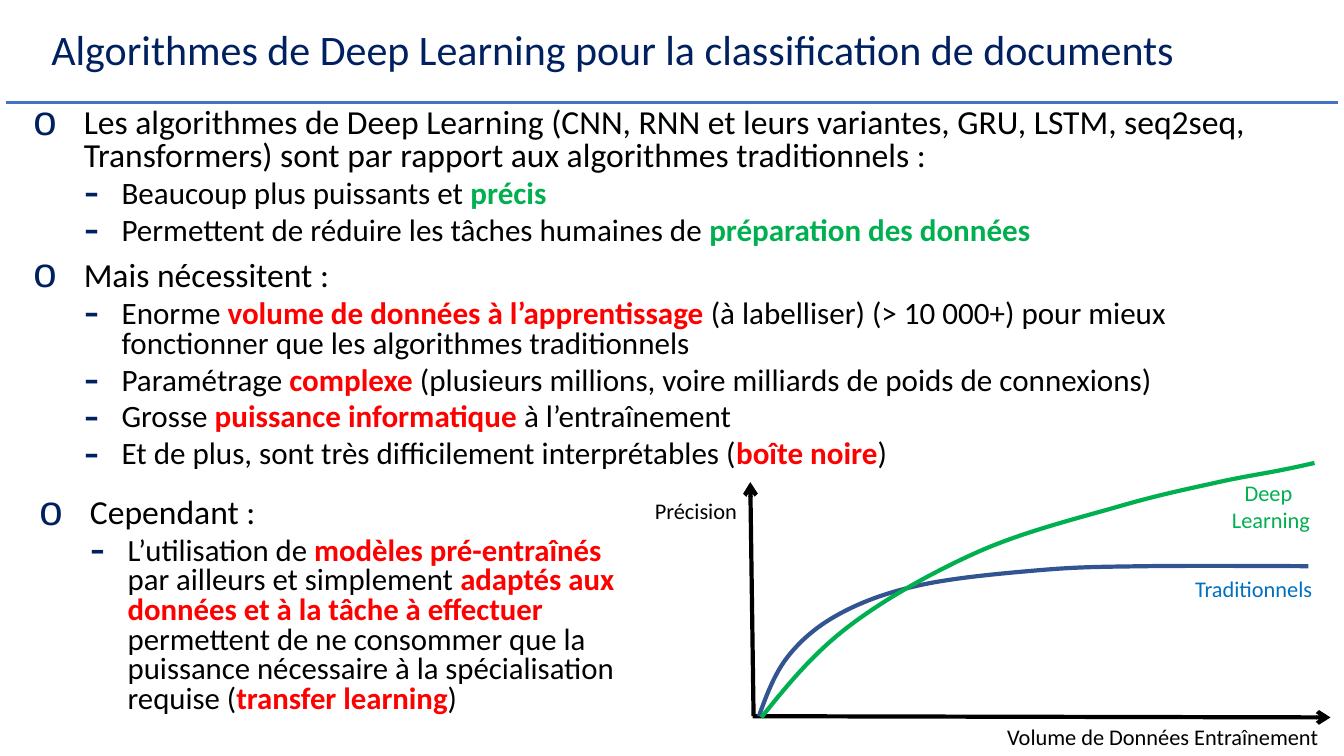
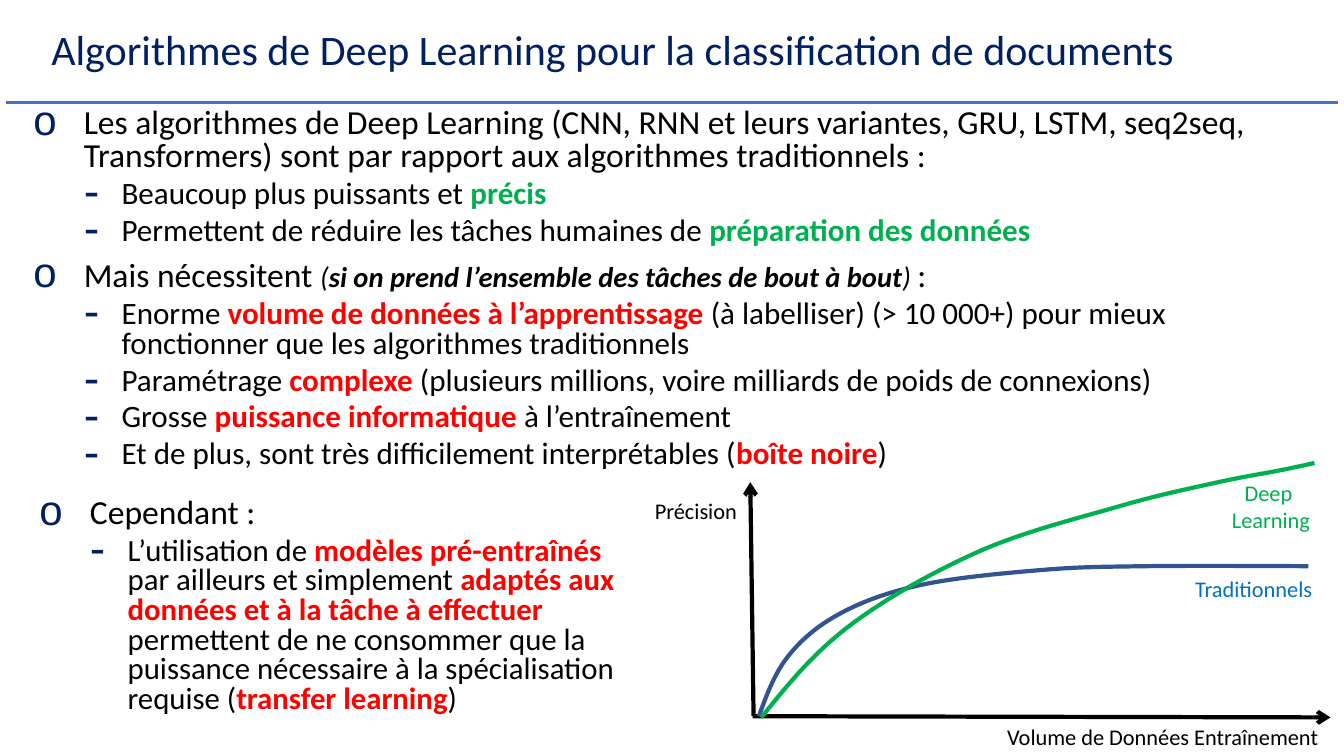
Before and after one commit to Herve-Guerin/cours-NLP-Gustave-Eiffel, a slide deck: slide 74 of Slides/NLP et Analyse Textuelle V2 - 2.pptx (slide 60 before the commit). Drawn at 1344x756 pixels with LibreOffice and Linux fonts; fonts in the diff are those of the drawing. Boxes give left, top, right and bottom in pixels: in the first picture for what was removed or moved away, otherwise in the second. Text is boxed around its words. In the diff, an @@ line names an element or a change of style, - is before the commit and + after.

```diff
--- a/Slides/NLP et Analyse Textuelle V2 - 2.pptx
+++ b/Slides/NLP et Analyse Textuelle V2 - 2.pptx
@@ text at (x1=84, y1=264, x2=911, y2=292): text changed; size 24.1 to 20.4 pt; bold on; italic on @@
-o Mais nécessitent :
+o Mais nécessitent (si on prend l’ensemble des tâches de bout à bout) :
```
Also in this commit, not shown: 21 other slides changed, 5 slides added.
